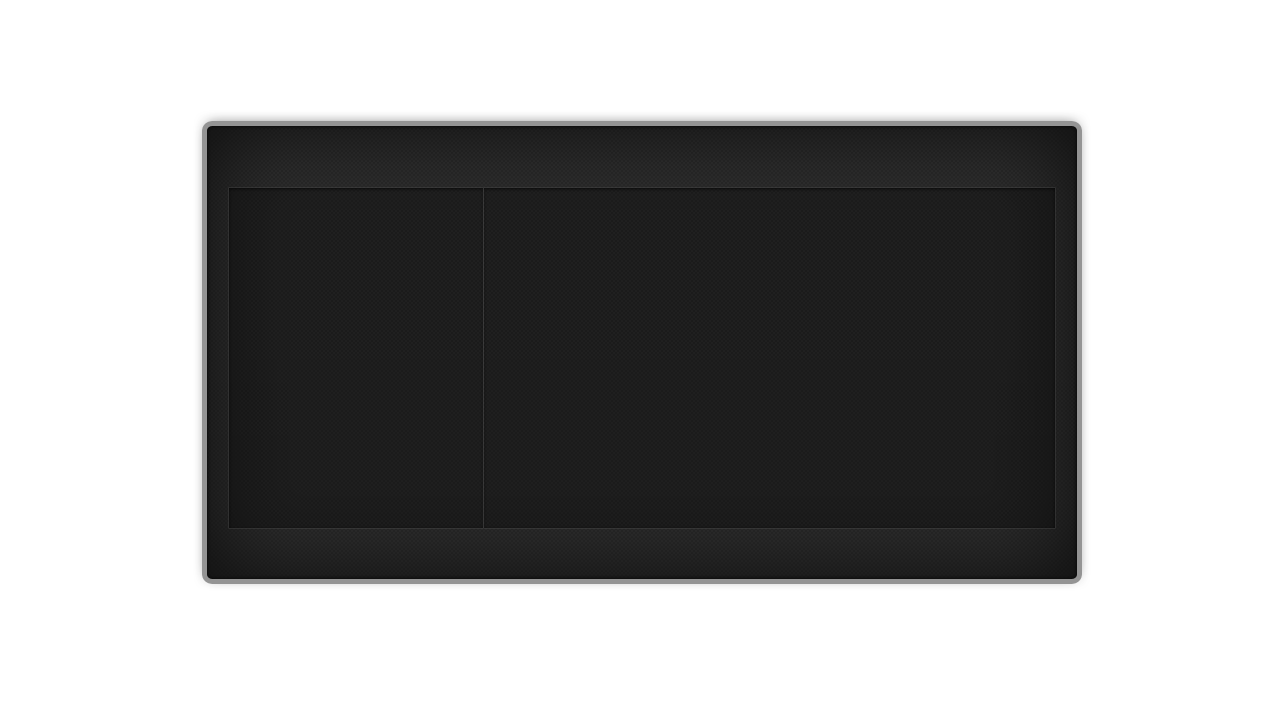
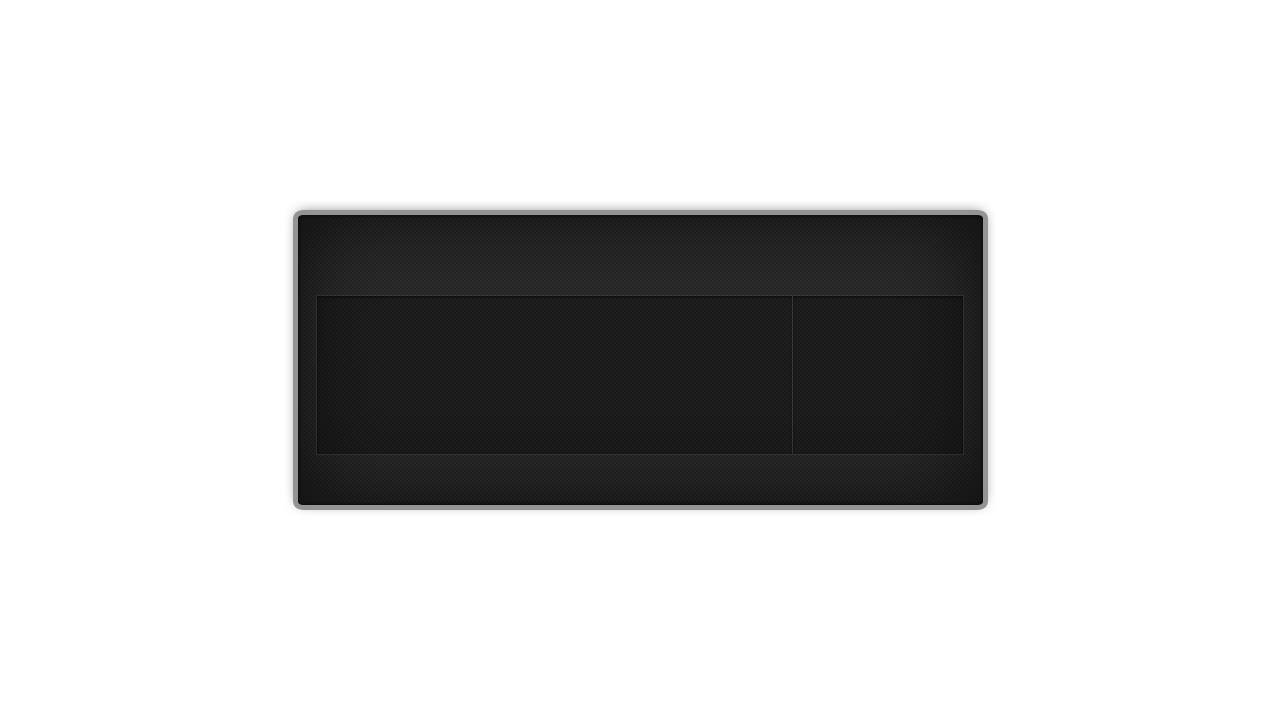
The second 1280x720 image is a revision of the first. Changes to its layers:
added group "RSS" with 2 layers above "Playlist Editor Rule" over 298, 215, 983, 505
added layer "text-field" (1st of 5, in "RSS") in group "RSS" over 317, 296, 963, 454
added layer "Base" (1st of 19, in "RSS") (95%) in group "RSS" over 298, 215, 983, 505
hid group "Addon Settings" (3 layers) over 207, 126, 1077, 579
renamed "text-field" to "text-field-addon-settings", painted on it over 229, 188, 1055, 528
